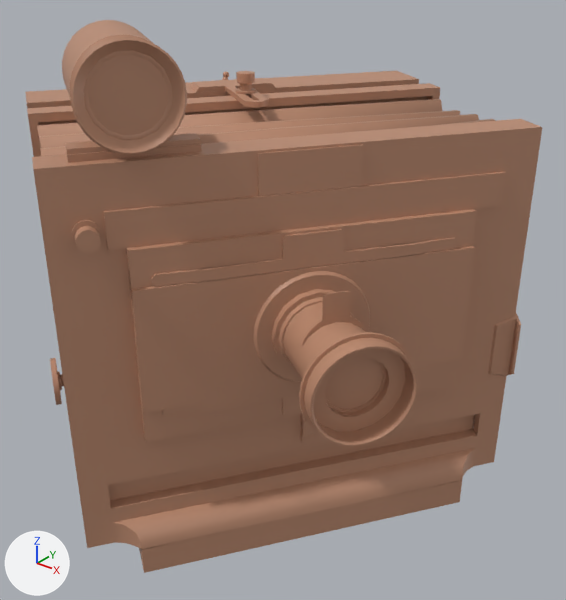
Renders of the FBX model Assets/Own_models/Amalia_Escenario_uno_Camera.fbx from each side of a commit.
Before and after are seen from a camera (50 mm lens) standing at (-0.0447, 0.0112, 0.0492) and looking at (-0.059, 0.029, 0.0382). Lighting does not change. The marker at lower left points along +X, +Y and +Z. Where no turn or scale is listed for an object, it has been applied to the vertices. Vertices at the same position are counted once.
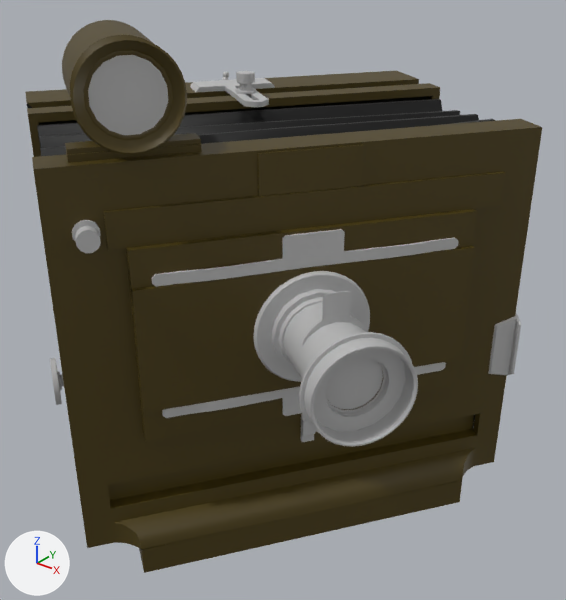
Changed parts and their boxes (x1, y1, x2, y2) in the pictures (566 x 600 px):
part 1 of me_mesh, recoloured: (25, 20, 542, 573) in both
part 2 of me_mesh, recoloured (brown to grey): (253, 271, 418, 447) in both
part 3 of me_mesh, recoloured (brown to grey): (72, 220, 101, 253) in both
part 4 of me_mesh, recoloured (brown to black): (37, 96, 495, 156) in both
part 5 of me_mesh, recoloured: (190, 71, 275, 107) in both
part 6 of me_mesh, recoloured (brown to grey): (50, 358, 64, 405) in both
part 7 of me_mesh, recoloured (brown to grey): (151, 229, 521, 442) in both
part 8 of me_mesh, recoloured (brown to grey): (325, 357, 386, 412) in both
part 9 of me_mesh, recoloured (brown to grey): (88, 55, 168, 135) in both

The edits, one by one:
Material 'phong4' (mat_phong4) is new.
Its base color is (0.5, 0.5, 0.5) (grey #bcbcbc).
Its roughness is 0.553.
Material 'phong1' (mat_phong1) is new.
Its base color is (0.5, 0.5, 0.5) (grey #bcbcbc).
Its roughness is 0.553.
Material 'lambert2' (mat_lambert2) is new.
Its base color is (0.0684, 0.0457, 0.0013) (brown #4a3c04).
Material 'phong3' (mat_phong3) is new.
Its base color is (0.5, 0.5, 0.5) (grey #bcbcbc).
Its roughness is 0.553.
Material 'lambert3' (mat_lambert3) is new.
Its base color is (0.0, 0.0, 0.0) (black #000000).
Material 'phongE1' (mat_phonge1) is new.
Its base color is (0.5, 0.5, 0.5) (grey #bcbcbc).
Its roughness is 0.553.
Material 'phong2' (mat_phong2) is new.
Its base color is (0.5, 0.5, 0.5) (grey #bcbcbc).
Its roughness is 0.553.
me_mesh has 2223 vertices, 2121 faces and spans x -0.0098..0.0084, y -0.0079..0.0091, z -0.0001..0.0138.
me_mesh is used by ob_polysurface200; location (-0.05997, 0.02826, 0.03335).
me_mesh part 1: 827 of the faces centred in x -0.0098..0.0079, y -0.0076..0.009, z 0.0..0.0137 switch from mat_maderados (brown #bd8c71) to mat_lambert2 (brown #4a3c04).
me_mesh part 2: 572 of the faces centred in x 0.0042..0.0084, y -0.0059..-0.0018, z 0.0051..0.0083 switch from mat_maderados (brown #bd8c71) to mat_phong2 (grey #bcbcbc).
me_mesh part 3: 58 of the faces centred in x 0.0016..0.0023, y -0.0076..-0.0069, z 0.0093..0.0099 switch from mat_maderados (brown #bd8c71) to mat_phong2 (grey #bcbcbc).
me_mesh part 4: 93 of the faces centred in x -0.004..0.0069, y -0.007..0.0057, z 0.0103..0.0112 switch from mat_maderados (brown #bd8c71) to mat_lambert3 (black #000000).
me_mesh part 5: 188 of the faces centred in x -0.0025..0.0011, y -0.0005..0.0025, z 0.0112..0.0119 switch from mat_maderados (brown #bd8c71) to mat_phong1 (grey #bcbcbc).
me_mesh part 6: 147 of the faces centred in x -0.0066..-0.0052, y -0.004..-0.0026, z 0.0003..0.0019 switch from mat_maderados (brown #bd8c71) to mat_phong4 (grey #bcbcbc).
me_mesh part 7: 123 of the faces centred in x 0.0027..0.0083, y -0.0062..0.0032, z 0.003..0.0091 switch from mat_maderados (brown #bd8c71) to mat_phong4 (grey #bcbcbc).
me_mesh part 8: 24 of the faces centred in x 0.0068..0.0076, y -0.0051..-0.0039, z 0.0059..0.0073 switch from mat_maderados (brown #bd8c71) to mat_phong3 (grey #bcbcbc).
me_mesh part 9: 11 of the faces centred in x 0.0005..0.0029, y -0.0068..-0.0049, z 0.012..0.0131 switch from mat_maderados (brown #bd8c71) to mat_phonge1 (grey #bcbcbc).
